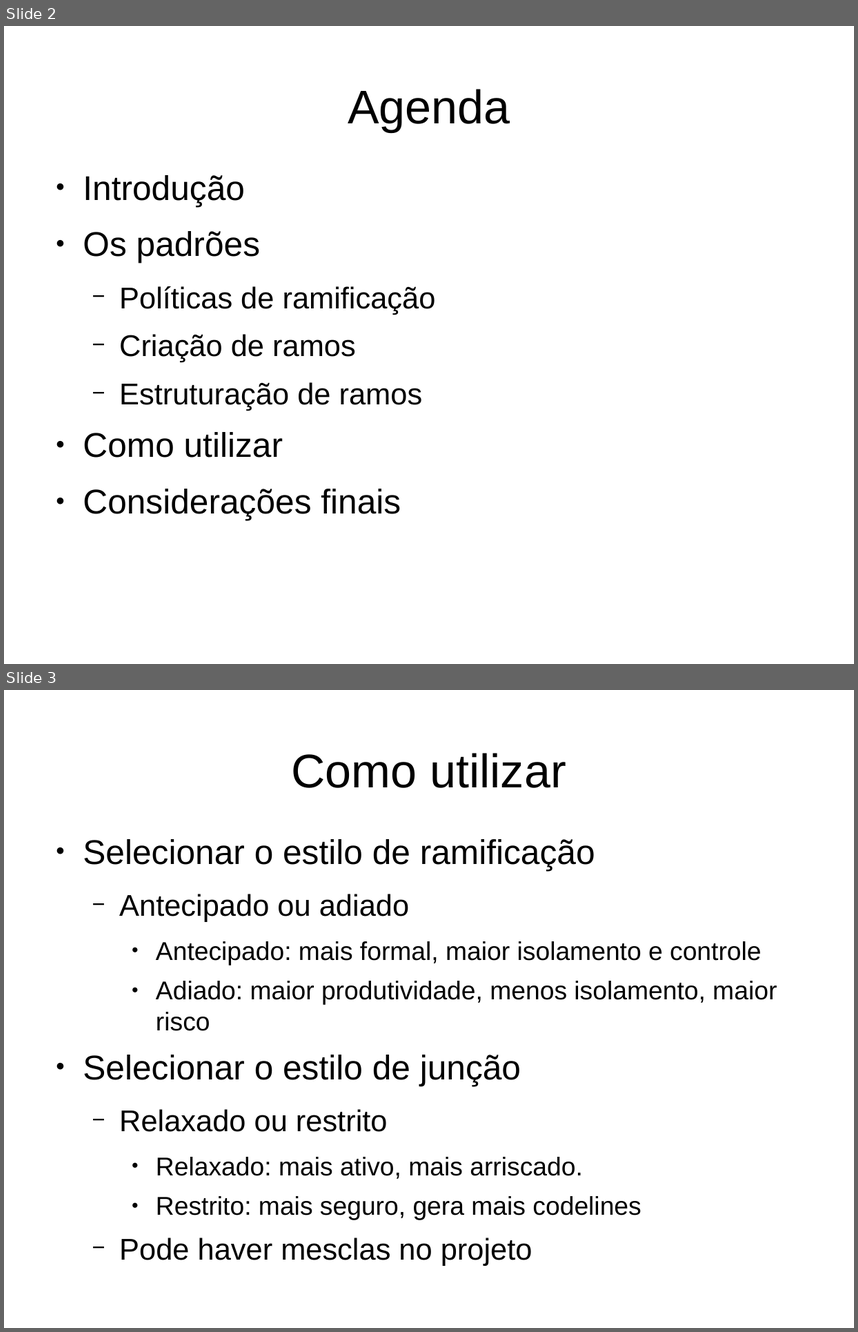
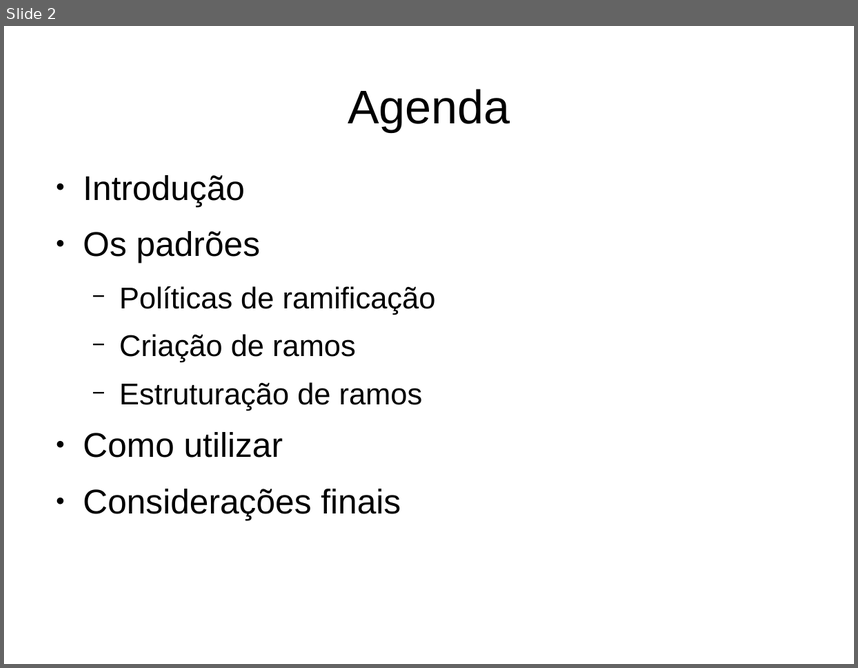
Before and after one commit to gtessa/gc20131_leitura_5, a slide deck: Inicial.odp. Shown one above the other, each under a label of ours: slides 2 and 3 before the commit, slide 2 after it. The pictures are 858x1332 and 858x668 pixels, drawn with LibreOffice and Linux fonts; fonts in the diff are those of the drawing. Boxes give left, top, right and bottom in pixels: in the first picture for what was removed or moved away, otherwise in the second. Text is boxed around its words. In the diff, an @@ line names an element or a change of style, - is before the commit and + after.

Commit message:
adicionando mais informações

```diff
--- a/Inicial.odp
+++ b/Inicial.odp
@@ slide 3 removed at [4,690,854,1328], background #FFFFFF @@
@@ title removed at [292,753,566,788] @@
-Como utilizar
@@ text removed at [83,839,777,1265] @@
-● Selecionar o estilo de ramificação
-  − Antecipado ou adiado
-    ● Antecipado: mais formal, maior isolamento e controle
-    ● Adiado: maior produtividade, menos isolamento, maior risco
-● Selecionar o estilo de junção
-  − Relaxado ou restrito
-    ● Relaxado: mais ativo, mais arriscado.
-    ● Restrito: mais seguro, gera mais codelines
-  − Pode haver mesclas no projeto
```
Also in this commit, not shown: 3 slides added, 1 other slide removed, 1 other file.
